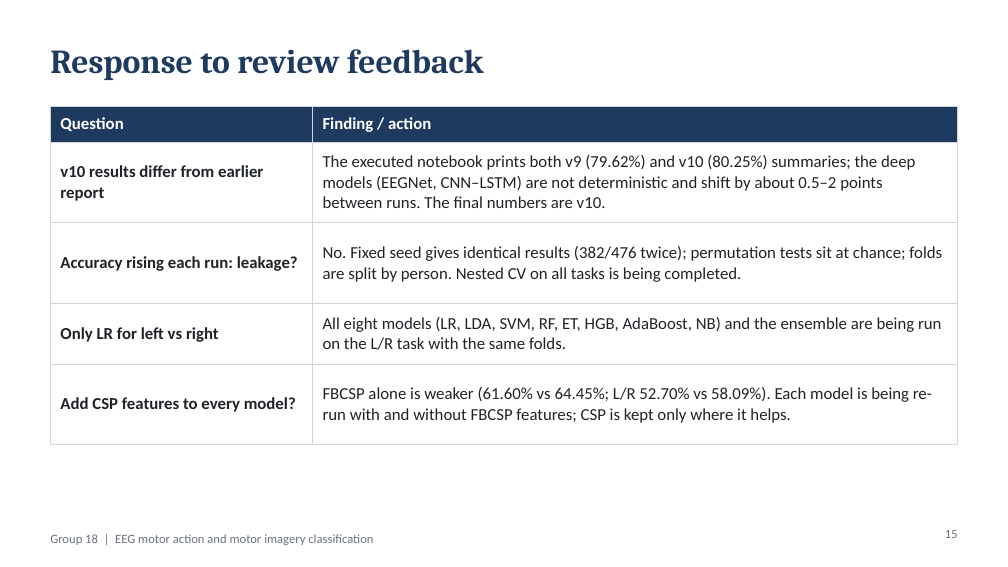
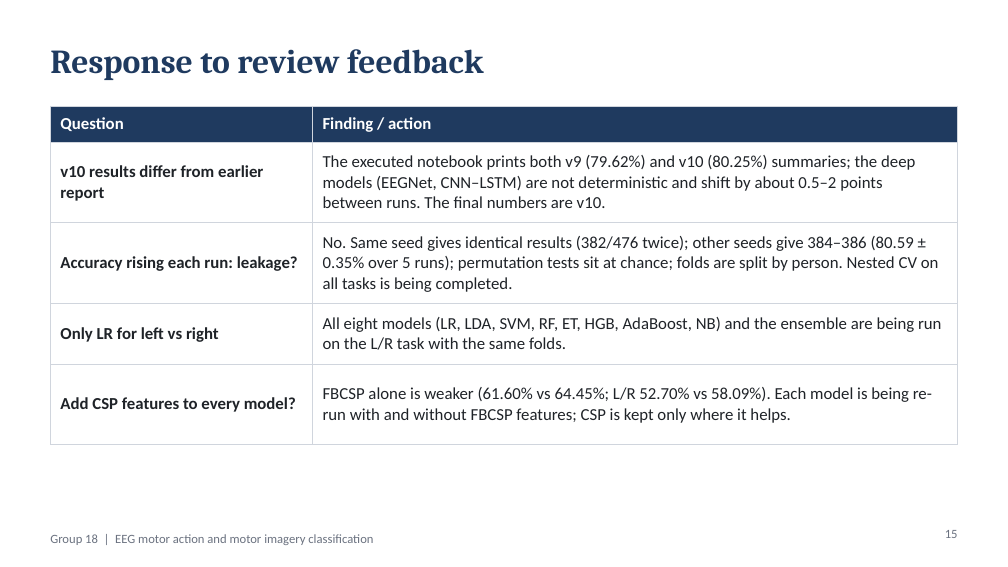
Before and after one commit to tanaydarshan/bci-motor-imagery-grp18, a slide deck: slide 15 of presentation/BCI_Group18_Review.pptx. Drawn at 1008x567 pixels with LibreOffice and Linux fonts; fonts in the diff are those of the drawing. Boxes give left, top, right and bottom in pixels: in the first picture for what was removed or moved away, otherwise in the second. Text is boxed around its words. In the diff, an @@ line names an element or a change of style, - is before the commit and + after.

```diff
--- a/presentation/BCI_Group18_Review.pptx
+++ b/presentation/BCI_Group18_Review.pptx
@@ table at <box>50,106,958,427</box> @@
-row 3, column 2: No. Fixed seed gives identical results (382/476 twice); permutation tests sit at chance; folds are split by person. Nested CV on all tasks is being completed.
+row 3, column 2: No. Same seed gives identical results (382/476 twice); other seeds give 384–386 (80.59 ± 0.35% over 5 runs); permutation tests sit at chance; folds are split by person. Nested CV on all tasks is being completed.
```
Also in this commit, not shown: 1 other slide changed, 1 other file.
